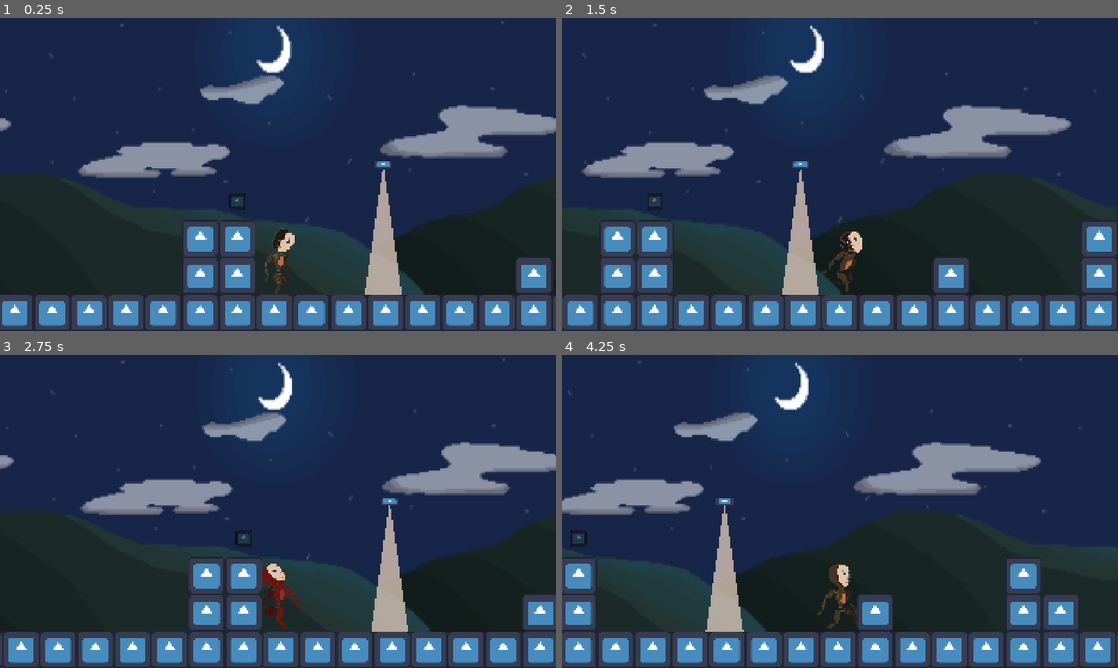
Above: before the commit, frames 1-4 (two rows, left to right).
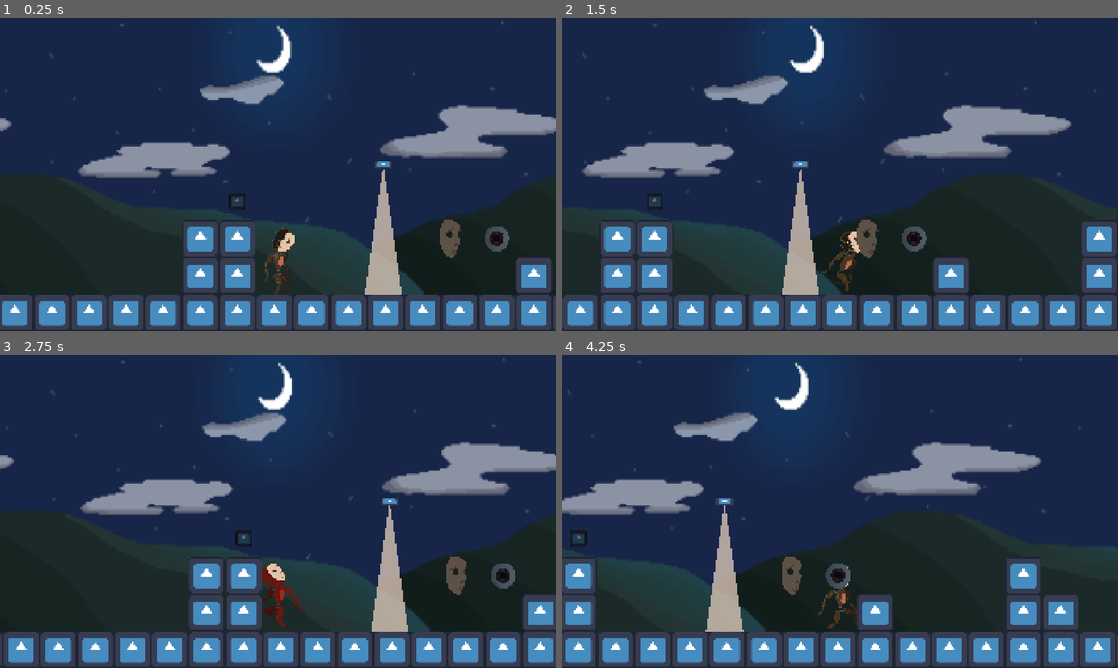
Above: after the commit, the same moments.

Repository: State0fFlux/Strings-Attached
Game: Godot game, scene res://scenes/ShowManager.tscn
Two runs of this game, one before a commit and one after it. Both use one fixed random seed, a clock stepped at 60 frames per second and the inputs below. The engine's default icon, where the game draws it, is replaced by a stand-in: a white triangle on a blue panel in a dark square.
Inputs (mouse positions are in pixels of both pictures, inside the frame that each line leads up to):
- Up to frame 1 (0.25 s): no input
- Up to frame 2 (1.5 s): move the mouse to (801, 202) at 0.52 s; hold W (ZoomIn) 0.53-1.28 s; hold D (Right) from 0.53 s (still down); click (801, 202) at 0.67 s; tap Space (Jump) at 0.77 s; move the mouse to (728, 190) at 1.27 s; tap S (ZoomOut) at 1.35 s; click (728, 190) at 1.42 s
- Up to frame 3 (2.75 s): tap Space (Jump) at 1.52 s; move the mouse to (333, 442) at 2.02 s; release D (Right) at 2.03 s; hold A (Left) from 2.03 s (still down); hold W (ZoomIn) from 2.03 s (still down); click (333, 442) at 2.17 s
- Up to frame 4 (4.25 s): move the mouse to (812, 574) at 2.77 s; release A (Left) at 2.78 s; release W (ZoomIn) at 2.78 s; hold D (Right) from 2.78 s (still down); tap S (ZoomOut) at 2.85 s; click (812, 574) at 2.92 s; tap Space (Jump) at 3.02, 3.77 s; move the mouse to (1006, 558) at 3.52 s; hold W (ZoomIn) from 3.53 s (still down); click (1006, 558) at 3.67 s

The runs differ from the first frame. In frame 1, 0.5% of the frame differs, in the area x 79-92%, y 64-77%; in frame 2, 0.5%; in frame 3, 0.5%; in frame 4, 0.6%, in the area x 39-52%, y 64-77%.

Commit message:
Adding mask/eye customization

Diff:
--- a/character/Clockwork.gd
+++ b/character/Clockwork.gd
@@ -22,14 +22,18 @@
 @onready var anim = $AnimationPlayer
 @onready var head_sprite = $Body/Center/Head
 @onready var head_bone = $Bones/Core/Head
+
 @onready var mask = $Body/Center/Head/Mask
+@onready var l_eyeball = $Body/Center/Head/LEyeball
+@onready var l_iris = $Body/Center/Head/LEyeball/Iris
+@onready var r_eyeball = $Body/Center/Head/REyeball
+@onready var r_iris = $Body/Center/Head/REyeball/Iris
 
 @onready var right = $Body/Right
 @onready var center = $Body/Center
 @onready var left = $Body/Left
 
 func _physics_process(delta: float) -> void:
-
 	# Handle death
 	if health <= 0:
 		position = respawn_point.position
@@ -100,6 +104,33 @@
 func die():
 	position = respawn_point.position  # Move player back to start
 
+func change_accessory(newAccessory: CompressedTexture2D):
+	var name = newAccessory.resource_path
+	if name.ends_with("mask.png"):
+		change_mask(newAccessory)
+	elif name.ends_with("iris.png"):
+		change_eye(newAccessory)
+
+func change_mask(newMask: CompressedTexture2D):
+	if newMask == mask.texture:
+		mask.texture = null
+	else:
+		mask.texture = newMask
+
+func change_eye(newIris: CompressedTexture2D):
+	if newIris == r_iris.texture and newIris == l_iris.texture:
+		# remove eyeballs
+		l_iris.texture = null
+		r_iris.texture = null
+		l_eyeball.texture = null
+		r_eyeball.texture = null
+	else:
+		var newEyeball = load("res://art/shell/eyeball.png")
+		# add base eyeball
+		l_eyeball.texture = newEyeball
+		r_eyeball.texture = newEyeball
+		l_iris.texture = newIris
+		r_iris.texture = newIris
 
 func immobilize(boolean):
 	immobilized = boolean
--- a/character/Clockwork.tscn
+++ b/character/Clockwork.tscn
@@ -929,18 +929,18 @@
 
 [node name="RShin" type="Sprite2D" parent="Body/Right/RLeg"]
 use_parent_material = true
-position = Vector2(-116.601, 218.382)
-rotation = 0.11278
-scale = Vector2(0.999826, 0.999826)
+position = Vector2(-116.491, 218.351)
+rotation = 0.113478
+scale = Vector2(0.999809, 0.999809)
 texture = ExtResource("12_b48ef")
 offset = Vector2(-5, 81)
 metadata/_edit_lock_ = true
 
 [node name="RThigh" type="Sprite2D" parent="Body/Right/RLeg"]
 use_parent_material = true
-position = Vector2(39.8476, 184)
-rotation = 1.40443
-scale = Vector2(0.999764, 0.999764)
+position = Vector2(39.972, 184)
+rotation = 1.40464
+scale = Vector2(0.999808, 0.999808)
 texture = ExtResource("14_a54qd")
 offset = Vector2(8.99902, 77)
 metadata/_edit_lock_ = true
@@ -1054,7 +1054,7 @@
 [node name="LHand" type="Sprite2D" parent="Body/Left/LArm"]
 use_parent_material = true
 position = Vector2(-220.323, 179.577)
-rotation = -0.0103789
+rotation = -0.0103788
 scale = Vector2(0.999538, 0.999538)
 texture = ExtResource("5_8q1fb")
 offset = Vector2(6, 56)
--- a/scenes/Act0.tscn
+++ b/scenes/Act0.tscn
@@ -1,10 +1,12 @@
-[gd_scene load_steps=12 format=4 uid="uid://da7yyk1vv8c6t"]
+[gd_scene load_steps=14 format=4 uid="uid://da7yyk1vv8c6t"]
 
 [ext_resource type="Texture2D" uid="uid://mb6r3ssw24vj" path="res://icon.svg" id="1_spkpb"]
 [ext_resource type="PackedScene" uid="uid://dbcf4rivvir0h" path="res://character/Clockwork.tscn" id="3_3rtus"]
 [ext_resource type="PackedScene" uid="uid://bw54fiu5d3tjs" path="res://backgrounds/night.tscn" id="3_bq4cc"]
 [ext_resource type="PackedScene" uid="uid://dvitdqes4d4yf" path="res://scenes/Sprinkler.tscn" id="4_c34ri"]
 [ext_resource type="PackedScene" uid="uid://dvgmv6x8gpyno" path="res://scenes/Valve.tscn" id="5_6d3bp"]
+[ext_resource type="PackedScene" uid="uid://bfpjfdta4g37x" path="res://scenes/mask.tscn" id="6_6d3bp"]
+[ext_resource type="PackedScene" uid="uid://c4y1unmluaehn" path="res://scenes/eye.tscn" id="7_22sw3"]
 
 [sub_resource type="TileSetAtlasSource" id="TileSetAtlasSource_dir3c"]
 texture = ExtResource("1_spkpb")
@@ -258,3 +260,9 @@
 [node name="Valve" parent="." node_paths=PackedStringArray("pipe") instance=ExtResource("5_6d3bp")]
 position = Vector2(320, -320)
 pipe = NodePath("../Sprinkler")
+
+[node name="Mask" parent="." instance=ExtResource("6_6d3bp")]
+position = Vector2(1056, -192)
+
+[node name="Eye" parent="." instance=ExtResource("7_22sw3")]
+position = Vector2(1216, -192)
--- /dev/null
+++ b/scenes/eye.tscn
@@ -0,0 +1,29 @@
+[gd_scene load_steps=5 format=3 uid="uid://c4y1unmluaehn"]
+
+[ext_resource type="Script" uid="uid://ceija3jibg5q2" path="res://scripts/eye.gd" id="1_e6m2j"]
+[ext_resource type="Texture2D" uid="uid://bhrsu0fifh7ur" path="res://art/shell/eyeball.png" id="2_e6m2j"]
+[ext_resource type="Texture2D" uid="uid://bf8s6alfb3uj1" path="res://art/shell/iris.png" id="3_hrmh8"]
+
+[sub_resource type="CircleShape2D" id="CircleShape2D_7wf7k"]
+radius = 40.0
+
+[node name="Eye" type="Node2D"]
+modulate = Color(0.411765, 0.411765, 0.411765, 1)
+script = ExtResource("1_e6m2j")
+accessory = ExtResource("3_hrmh8")
+
+[node name="Sprite2D2" type="Sprite2D" parent="."]
+texture = ExtResource("2_e6m2j")
+
+[node name="Sprite2D" type="Sprite2D" parent="Sprite2D2"]
+position = Vector2(6.10352e-05, -3.05176e-05)
+texture = ExtResource("3_hrmh8")
+
+[node name="Area2D" type="Area2D" parent="."]
+
+[node name="CollisionShape2D" type="CollisionShape2D" parent="Area2D"]
+shape = SubResource("CircleShape2D_7wf7k")
+
+[connection signal="input_event" from="Area2D" to="." method="_on_area_2d_input_event"]
+[connection signal="mouse_entered" from="Area2D" to="." method="_on_area_2d_mouse_entered"]
+[connection signal="mouse_exited" from="Area2D" to="." method="_on_area_2d_mouse_exited"]
--- /dev/null
+++ b/scenes/mask.tscn
@@ -0,0 +1,27 @@
+[gd_scene load_steps=4 format=3 uid="uid://bfpjfdta4g37x"]
+
+[ext_resource type="Script" uid="uid://cyobhh6p7sx43" path="res://scripts/mask.gd" id="1_rv8xw"]
+[ext_resource type="Texture2D" uid="uid://5w8sief84w06" path="res://art/shell/mask.png" id="2_0d8jk"]
+
+[sub_resource type="CapsuleShape2D" id="CapsuleShape2D_iidhr"]
+radius = 32.0
+height = 128.0
+
+[node name="Mask" type="Node2D"]
+modulate = Color(0.411765, 0.411765, 0.411765, 1)
+script = ExtResource("1_rv8xw")
+accessory = ExtResource("2_0d8jk")
+
+[node name="Sprite2D" type="Sprite2D" parent="."]
+position = Vector2(6.10352e-05, -3.05176e-05)
+scale = Vector2(0.4375, 0.4375)
+texture = ExtResource("2_0d8jk")
+
+[node name="Area2D" type="Area2D" parent="."]
+
+[node name="CollisionShape2D" type="CollisionShape2D" parent="Area2D"]
+shape = SubResource("CapsuleShape2D_iidhr")
+
+[connection signal="input_event" from="Area2D" to="." method="_on_area_2d_input_event"]
+[connection signal="mouse_entered" from="Area2D" to="." method="_on_area_2d_mouse_entered"]
+[connection signal="mouse_exited" from="Area2D" to="." method="_on_area_2d_mouse_exited"]
--- /dev/null
+++ b/scripts/eye.gd
@@ -0,0 +1,22 @@
+extends Node2D
+
+@export var accessory: Texture2D
+
+@onready var character = $"../Clockwork"
+
+func _ready():
+	# Preload or load textures into the array
+	accessory = preload("res://art/shell/iris.png")
+
+func _on_area_2d_input_event(viewport: Node, event: InputEvent, shape_idx: int) -> void:
+	if event is InputEventMouseButton and event.is_pressed():
+		if character:
+			character.change_accessory(accessory)
+
+func _on_area_2d_mouse_entered() -> void:
+	print("hi!")
+	modulate = Color.WHITE
+
+func _on_area_2d_mouse_exited() -> void:
+	print("bye!")
+	modulate = Color.DIM_GRAY
--- /dev/null
+++ b/scripts/mask.gd
@@ -0,0 +1,20 @@
+extends Node2D
+
+@export var accessory: Texture2D
+
+@onready var character = $"../Clockwork"
+
+func _ready():
+	# Preload or load textures into the array
+	accessory	 = preload("res://art/shell/mask.png")
+
+func _on_area_2d_input_event(viewport: Node, event: InputEvent, shape_idx: int) -> void:
+	if event is InputEventMouseButton and event.is_pressed():
+		if character:
+			character.change_accessory(accessory)
+
+func _on_area_2d_mouse_entered() -> void:
+	modulate = Color.WHITE
+
+func _on_area_2d_mouse_exited() -> void:
+	modulate = Color.DIM_GRAY
Not shown, added: scripts/eye.gd.uid
Not shown, added: scripts/mask.gd.uid
